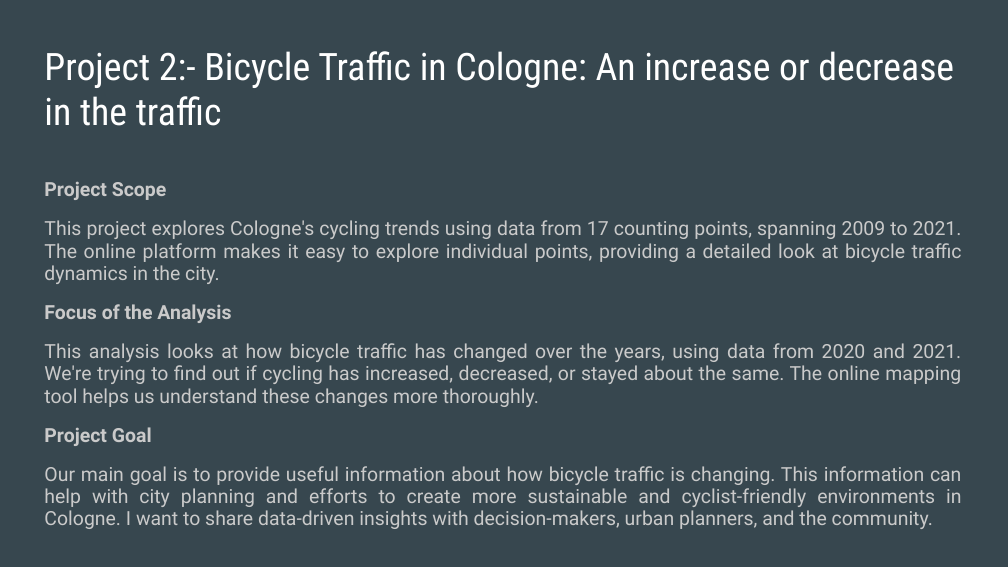
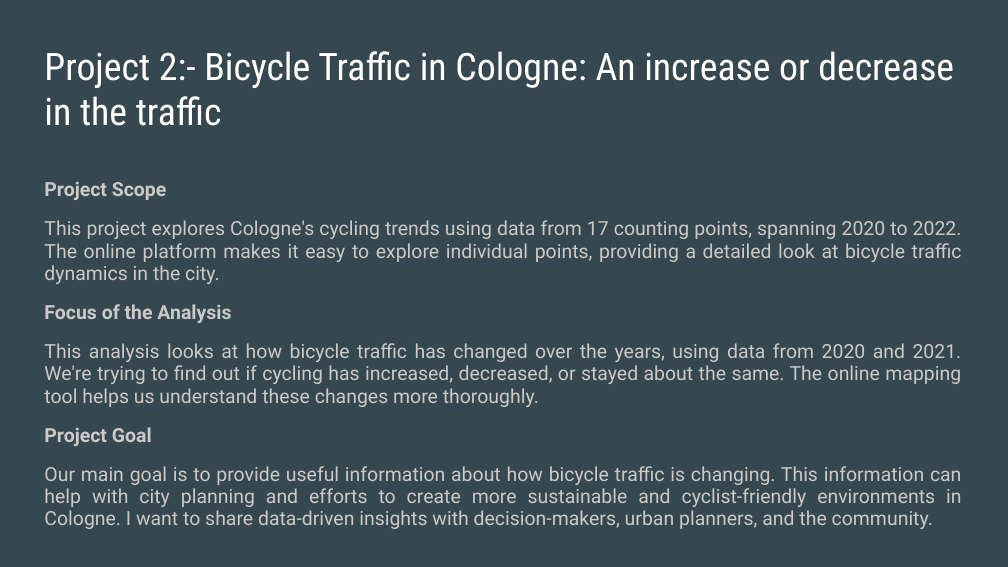
Before and after one commit to ankitj-97/made-template, a slide deck: slide 4 of project/slides.pptx. Drawn at 1008x567 pixels with LibreOffice and Linux fonts; fonts in the diff are those of the drawing. Boxes give left, top, right and bottom in pixels: in the first picture for what was removed or moved away, otherwise in the second. Text is boxed around its words. In the diff, an @@ line names an element or a change of style, - is before the commit and + after.

```diff
--- a/project/slides.pptx
+++ b/project/slides.pptx
@@ text at [44, 220, 962, 284]: text changed @@
-This project explores Cologne's cycling trends using data from 17 counting points, spanning 2009 to 2021. The online platform makes it easy to explore individual points, providing a detailed look at bicycle traffic dynamics in the city.
+This project explores Cologne's cycling trends using data from 17 counting points, spanning 2020 to 2022. The online platform makes it easy to explore individual points, providing a detailed look at bicycle traffic dynamics in the city.
```
Also in this commit, not shown: 1 other file.
